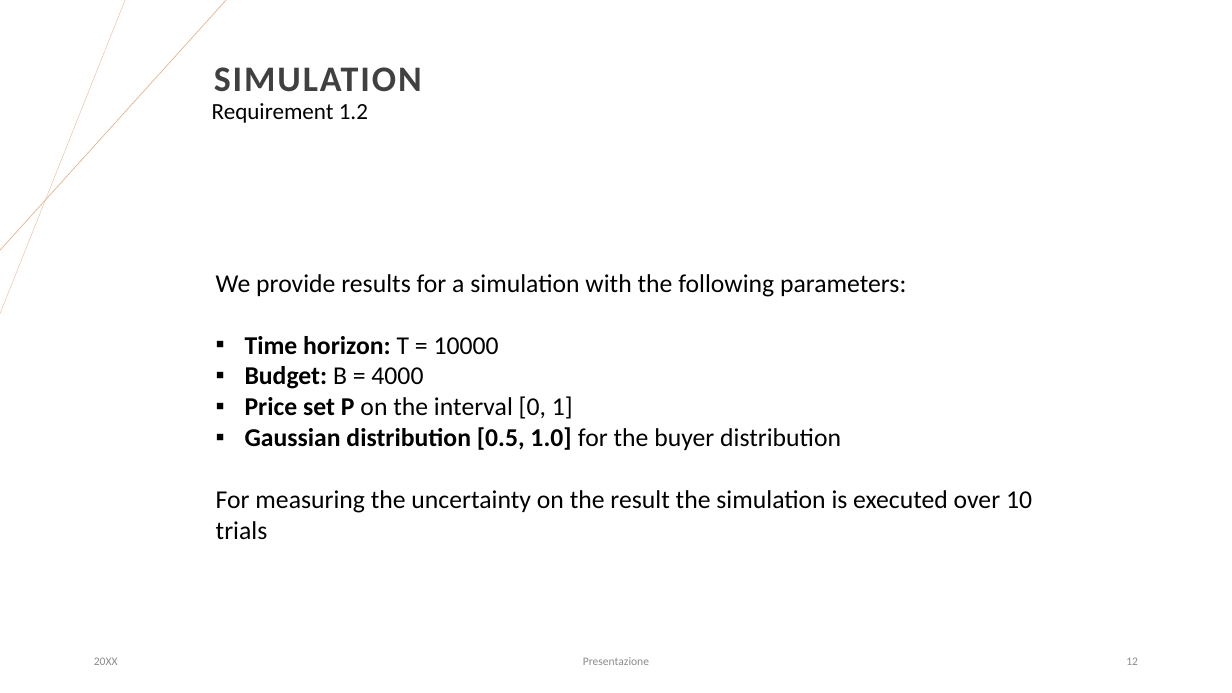
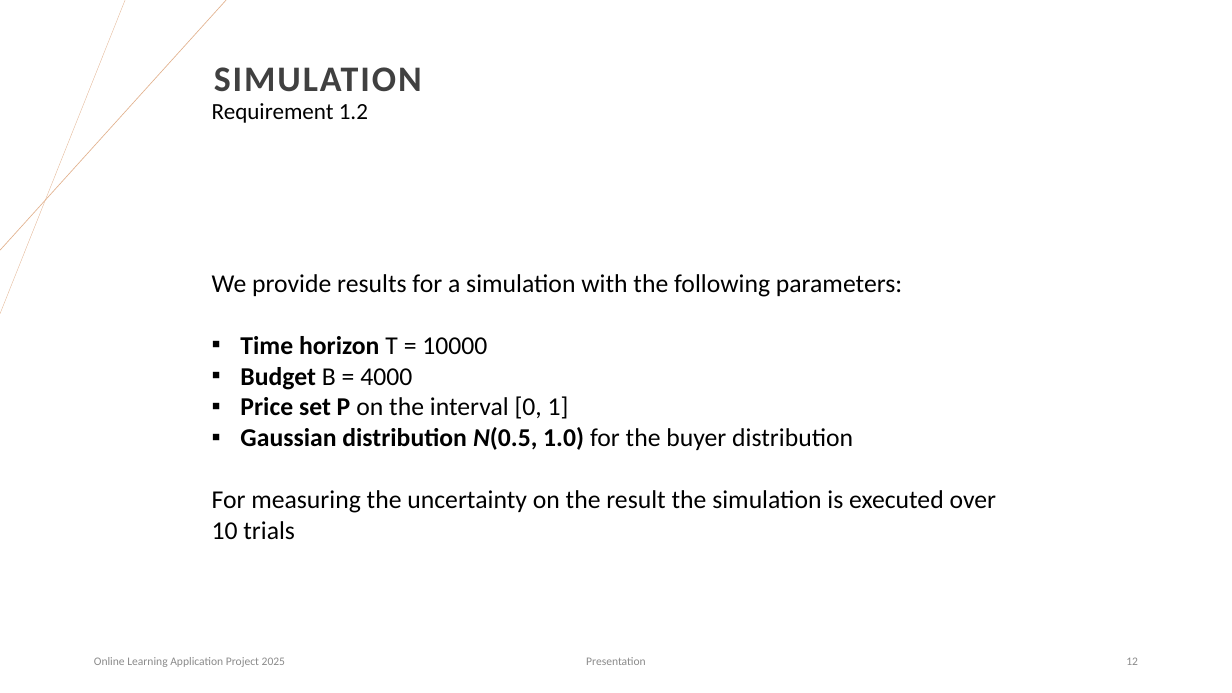
Before and after one commit to matteopasqual02/OLA-2025-project, a slide deck: slide 12 of OLA_Project.pptx. Drawn at 1232x693 pixels with LibreOffice and Linux fonts; fonts in the diff are those of the drawing. Boxes give left, top, right and bottom in pixels: in the first picture for what was removed or moved away, otherwise in the second. Text is boxed around its words. In the diff, an @@ line names an element or a change of style, - is before the commit and + after.

```diff
--- a/OLA_Project.pptx
+++ b/OLA_Project.pptx
@@ text at (240,336,487,390): text changed @@
-▪ Time horizon: T = 10000
-▪ Budget: B = 4000
+▪ Time horizon T = 10000
+▪ Budget B = 4000
@@ text at (240,427,853,450): text changed @@
-▪ Gaussian distribution [0.5, 1.0] for the buyer distribution
+▪ Gaussian distribution N(0.5, 1.0) for the buyer distribution
@@ text at (94,657,285,667): text changed @@
-20XX
+Online Learning Application Project 2025
@@ text at (586,657,646,665): text changed @@
-Presentazione
+Presentation
```
Also in this commit, not shown: 35 other slides changed, 2 slides added, 1 other file.
